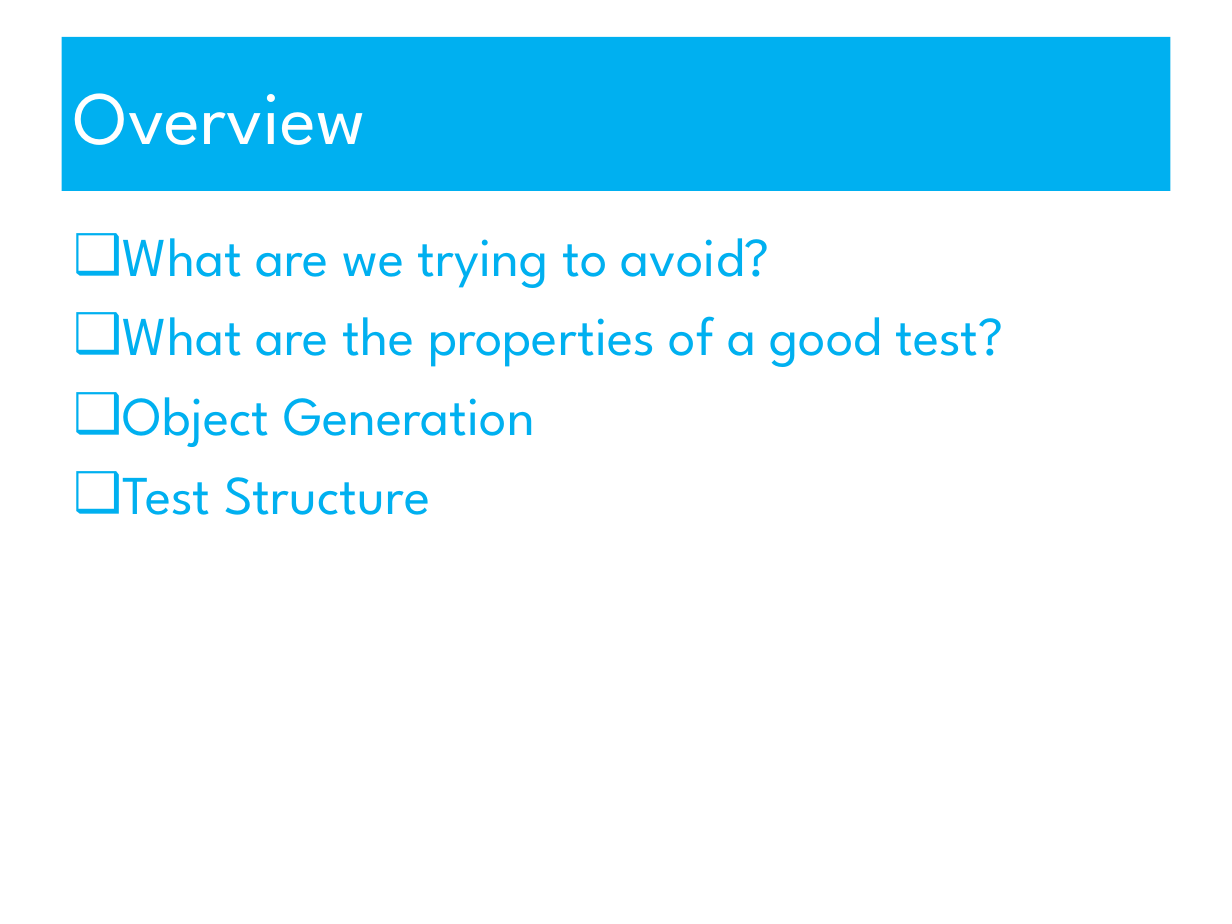
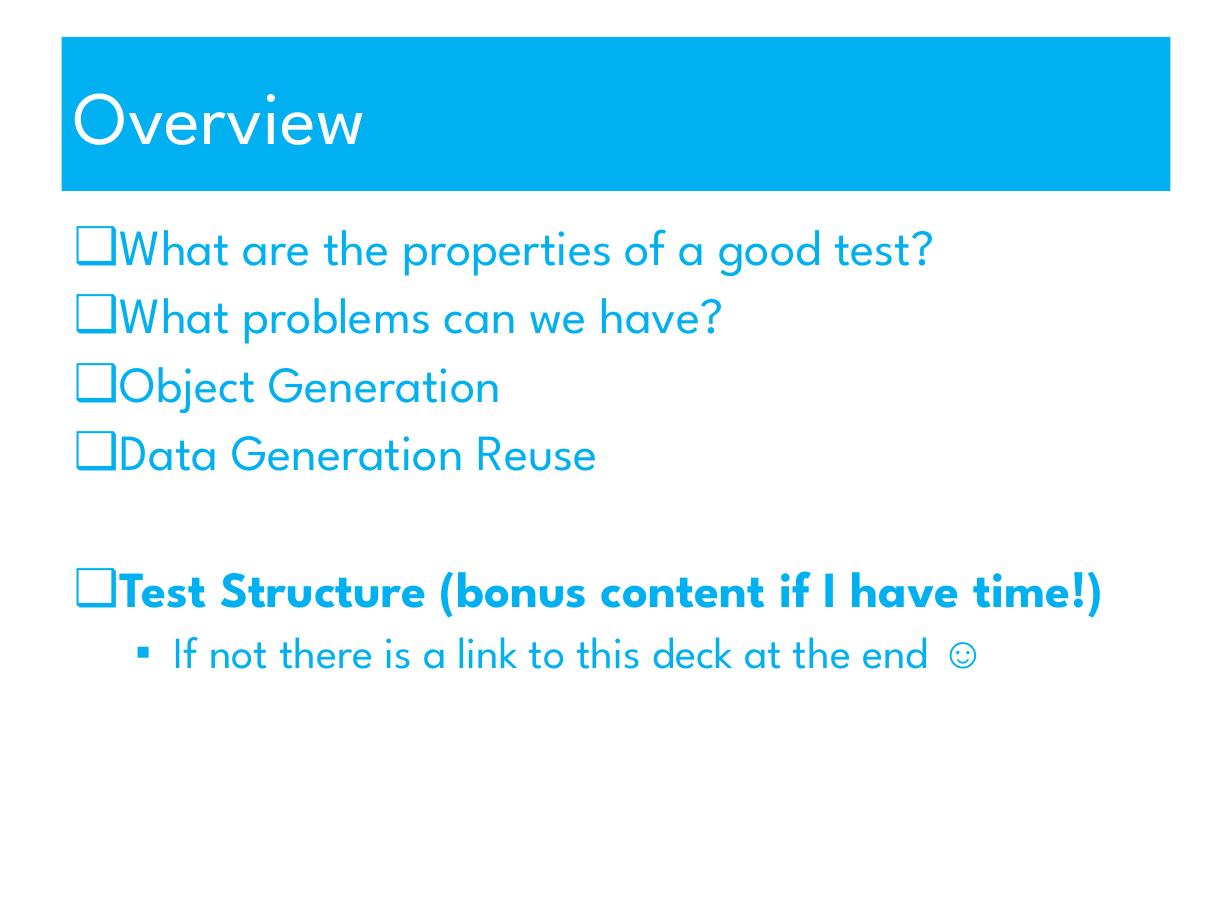
Before and after one commit to robdmoore/TestDataSustainabilityPresentation, a slide deck: slide 2 of Presentation.ppt. Drawn at 1232x924 pixels with LibreOffice and Linux fonts; fonts in the diff are those of the drawing. Boxes give left, top, right and bottom in pixels: in the first picture for what was removed or moved away, otherwise in the second. Text is boxed around its words. In the diff, an @@ line names an element or a change of style, - is before the commit and + after.

```diff
--- a/Presentation.ppt
+++ b/Presentation.ppt
@@ text at (x1=120, y1=229, x2=934, y2=413): size 32 to 29.6 pt in "What are the properties of a good ...", "Object Generation"; line spacing 1 to 0.9 @@
@@ text at (x1=123, y1=238, x2=770, y2=288): paragraph removed @@
-❑ What are we trying to avoid?
@@ text at (x1=120, y1=298, x2=724, y2=344): paragraph added @@
+❑ What problems can we have?
@@ text at (x1=120, y1=436, x2=1103, y2=669): text changed; size 32 to 29.6 pt @@
-❑ Test Structure
+❑ Data Generation Reuse
+❑ Test Structure (bonus content if I have time!)
+  ▪ If not there is a link to this deck at the end ☺
```
Also in this commit, not shown: 9 other slides changed, 3 slides added, 1 other file.
